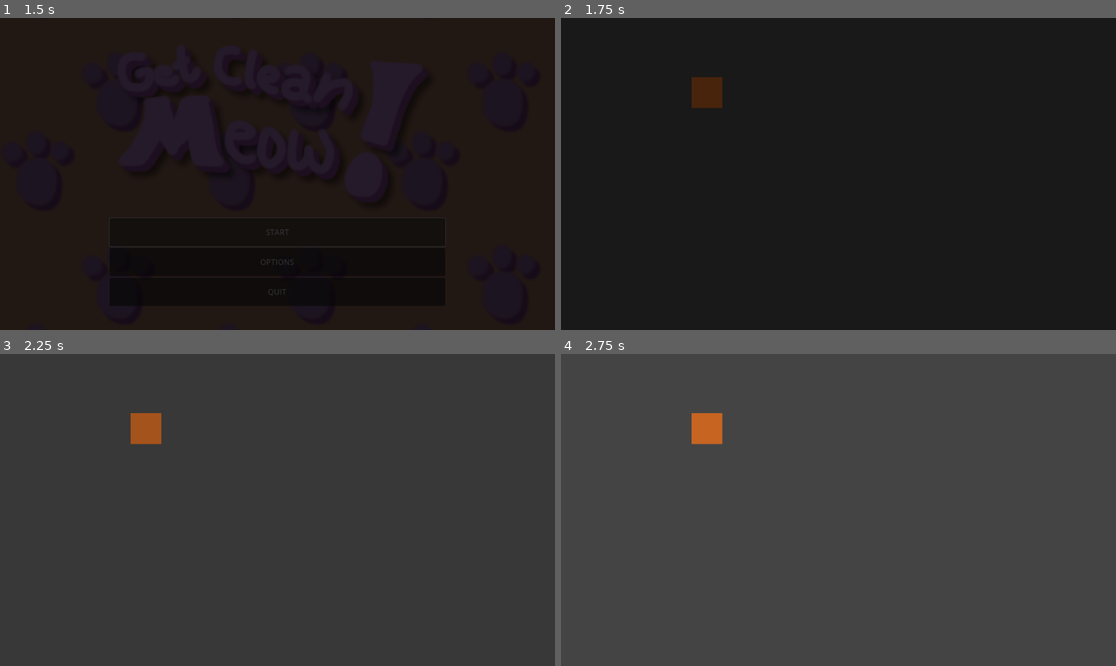
Above: before the commit, frames 1-4 (two rows, left to right).
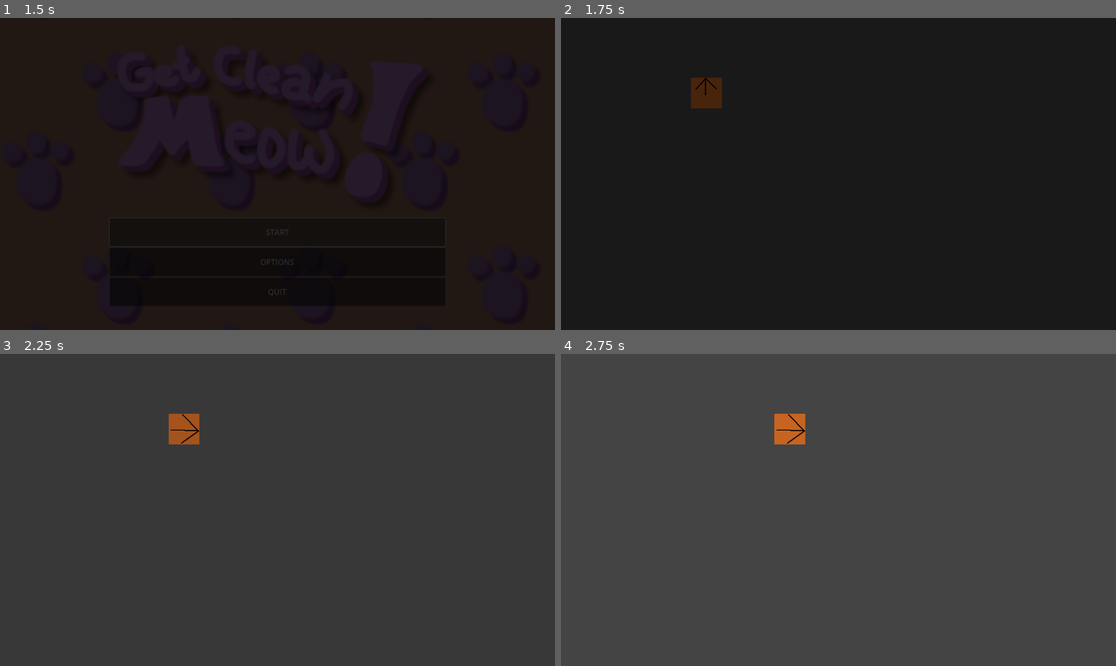
Above: after the commit, the same moments.

Repository: purpletissuebox/get-clean-meow
Game: Godot game, scene res://drivers/root/root.tscn
Two runs of this game, one before a commit and one after it. Both use one fixed random seed, a clock stepped at 60 frames per second and the inputs below.
Inputs:
- Up to frame 1 (1.5 s): click "START" at 0.5 s; click "START" at 1.25 s
- Up to frame 2 (1.75 s): no input
- Up to frame 3 (2.25 s): hold D (walk_right) from 2.03 s (still down)
- Up to frame 4 (2.75 s): keep holding D (walk_right)

Frame 1 is identical in both runs. In frame 2, less than 0.1% of the frame differs, in the area x 23-30%, y 18-29%; in frame 3, 1.1%; in frame 4, 1.1%, in the area x 23-45%, y 18-29%.
Error before the commit: Parse Error: Expected indented block after "if" block. (res://levels/player/character_body_2d.gd:7)

Commit message:
Added framework to support direction based animation

Diff:
--- a/levels/player/character_body_2d.gd
+++ b/levels/player/character_body_2d.gd
@@ -1,20 +1,25 @@
 extends CharacterBody2D
 
 @export var speed = 400
+@export var animation_tree : AnimationTree
+
+var playback : AnimationNodeStateMachinePlayback
+
+func _ready():
+	playback = animation_tree["parameters/playback"]
 
 func get_input():
 	var input_direction = Input.get_vector("walk_left","walk_right","walk_up","walk_down")
-	if Input.is_action_pressed("walk_left"):
-
-	if Input.is_action_pressed("walk_right"):
-
-	if Input.is_action_pressed("walk_up"):
-
-	if Input.is_action_pressed("walk_down"):
-
-
 	velocity = input_direction * speed
-
+	return input_direction
 func _physics_process(delta):
 	get_input()
 	move_and_slide()
+	select_animation()
+	update_animation_parameters(get_input())
+
+func select_animation():
+	playback.travel("Idle")
+
+func update_animation_parameters(input_direction):
+	animation_tree["parameters/Idle/blend_position"] = input_direction
--- a/levels/player/player.tscn
+++ b/levels/player/player.tscn
@@ -1,29 +1,151 @@
-[gd_scene load_steps=5 format=3 uid="uid://c8kf7agyg1fpn"]
+[gd_scene load_steps=16 format=3 uid="uid://c8kf7agyg1fpn"]
 
 [ext_resource type="Script" path="res://levels/player/character_body_2d.gd" id="1_rfg4s"]
-[ext_resource type="Texture2D" uid="uid://8c3ved3fcokx" path="res://levels/player/placeHolderImages/playerTempIdle.png" id="2_7ysbr"]
+[ext_resource type="Texture2D" uid="uid://dx4rc0mo8at1y" path="res://levels/player/placeHolderImages/tempPlayerSpriteSheet.png" id="2_2i8sg"]
 
 [sub_resource type="RectangleShape2D" id="RectangleShape2D_pxx5l"]
 
+[sub_resource type="Animation" id="Animation_csmco"]
+resource_name = "idle_left"
+loop_mode = 1
+tracks/0/type = "value"
+tracks/0/imported = false
+tracks/0/enabled = true
+tracks/0/path = NodePath("Sprite2D:frame_coords")
+tracks/0/interp = 1
+tracks/0/loop_wrap = true
+tracks/0/keys = {
+"times": PackedFloat32Array(0.266667),
+"transitions": PackedFloat32Array(1),
+"update": 1,
+"values": [Vector2i(3, 0)]
+}
+
+[sub_resource type="Animation" id="Animation_nbmkb"]
+length = 0.001
+tracks/0/type = "value"
+tracks/0/imported = false
+tracks/0/enabled = true
+tracks/0/path = NodePath("Sprite2D:frame_coords")
+tracks/0/interp = 1
+tracks/0/loop_wrap = true
+tracks/0/keys = {
+"times": PackedFloat32Array(0),
+"transitions": PackedFloat32Array(1),
+"update": 1,
+"values": [Vector2i(0, 0)]
+}
+
+[sub_resource type="Animation" id="Animation_a0t2f"]
+resource_name = "idle_right"
+loop_mode = 1
+tracks/0/type = "value"
+tracks/0/imported = false
+tracks/0/enabled = true
+tracks/0/path = NodePath("Sprite2D:frame_coords")
+tracks/0/interp = 1
+tracks/0/loop_wrap = true
+tracks/0/keys = {
+"times": PackedFloat32Array(0.1),
+"transitions": PackedFloat32Array(1),
+"update": 1,
+"values": [Vector2i(2, 0)]
+}
+
+[sub_resource type="Animation" id="Animation_f58qt"]
+resource_name = "idle_up"
+loop_mode = 1
+tracks/0/type = "value"
+tracks/0/imported = false
+tracks/0/enabled = true
+tracks/0/path = NodePath("Sprite2D:frame_coords")
+tracks/0/interp = 1
+tracks/0/loop_wrap = true
+tracks/0/keys = {
+"times": PackedFloat32Array(0.2),
+"transitions": PackedFloat32Array(1),
+"update": 1,
+"values": [Vector2i(4, 0)]
+}
+
+[sub_resource type="Animation" id="Animation_rtso1"]
+resource_name = "idle_down"
+loop_mode = 1
+tracks/0/type = "value"
+tracks/0/imported = false
+tracks/0/enabled = true
+tracks/0/path = NodePath("Sprite2D:frame_coords")
+tracks/0/interp = 1
+tracks/0/loop_wrap = true
+tracks/0/keys = {
+"times": PackedFloat32Array(0.1),
+"transitions": PackedFloat32Array(1),
+"update": 1,
+"values": [Vector2i(1, 0)]
+}
+
+[sub_resource type="AnimationLibrary" id="AnimationLibrary_mg7xn"]
+_data = {
+"RESET": SubResource("Animation_nbmkb"),
+"idle_down": SubResource("Animation_rtso1"),
+"idle_left": SubResource("Animation_csmco"),
+"idle_right": SubResource("Animation_a0t2f"),
+"idle_up": SubResource("Animation_f58qt")
+}
+
+[sub_resource type="AnimationNodeAnimation" id="AnimationNodeAnimation_w3qfm"]
+animation = &"idle_up"
+
+[sub_resource type="AnimationNodeAnimation" id="AnimationNodeAnimation_wvd4y"]
+animation = &"idle_right"
+
+[sub_resource type="AnimationNodeAnimation" id="AnimationNodeAnimation_0agcu"]
+animation = &"idle_down"
+
+[sub_resource type="AnimationNodeAnimation" id="AnimationNodeAnimation_vsalo"]
+animation = &"idle_left"
+
+[sub_resource type="AnimationNodeBlendSpace2D" id="AnimationNodeBlendSpace2D_py5dc"]
+auto_triangles = false
+blend_point_0/node = SubResource("AnimationNodeAnimation_w3qfm")
+blend_point_0/pos = Vector2(0, -1)
+blend_point_1/node = SubResource("AnimationNodeAnimation_wvd4y")
+blend_point_1/pos = Vector2(1, 0.1)
+blend_point_2/node = SubResource("AnimationNodeAnimation_0agcu")
+blend_point_2/pos = Vector2(0, 1)
+blend_point_3/node = SubResource("AnimationNodeAnimation_vsalo")
+blend_point_3/pos = Vector2(-1, 0)
+triangles = PackedInt32Array(0, 1, 2, 0, 2, 3)
+blend_mode = 1
+
 [sub_resource type="AnimationNodeStateMachine" id="AnimationNodeStateMachine_f5job"]
+states/End/position = Vector2(603, 88)
+states/Idle/node = SubResource("AnimationNodeBlendSpace2D_py5dc")
+states/Idle/position = Vector2(502, 88)
+states/Start/position = Vector2(382, 88)
 
 [node name="Node2D" type="Node2D"]
 
-[node name="CharacterBody2D" type="CharacterBody2D" parent="."]
+[node name="CharacterBody2D" type="CharacterBody2D" parent="." node_paths=PackedStringArray("animation_tree")]
 script = ExtResource("1_rfg4s")
-speed = null
+animation_tree = NodePath("AnimationTree")
 
 [node name="Sprite2D" type="Sprite2D" parent="CharacterBody2D"]
-position = Vector2(303, 155)
-texture = ExtResource("2_7ysbr")
+position = Vector2(302, 156)
+texture = ExtResource("2_2i8sg")
+hframes = 5
 
 [node name="CollisionShape2D" type="CollisionShape2D" parent="CharacterBody2D"]
-position = Vector2(303, 155)
+position = Vector2(302, 156)
 scale = Vector2(3.24, 3.16)
 shape = SubResource("RectangleShape2D_pxx5l")
 
 [node name="AnimationPlayer" type="AnimationPlayer" parent="CharacterBody2D"]
+libraries = {
+"": SubResource("AnimationLibrary_mg7xn")
+}
 
 [node name="AnimationTree" type="AnimationTree" parent="CharacterBody2D"]
 tree_root = SubResource("AnimationNodeStateMachine_f5job")
 anim_player = NodePath("../AnimationPlayer")
+parameters/Idle/blend_position = Vector2(-0.00158983, 1.00885)
Binary file added: levels/player/placeHolderImages/tempPlayerSpriteSheet.png
Not shown, added: levels/player/placeHolderImages/tempPlayerSpriteSheet.png.import
